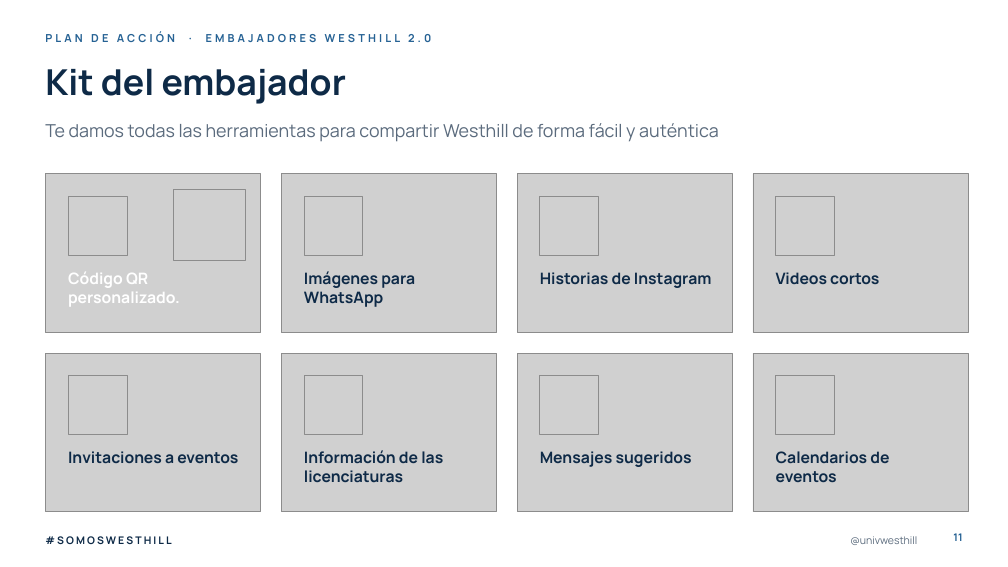
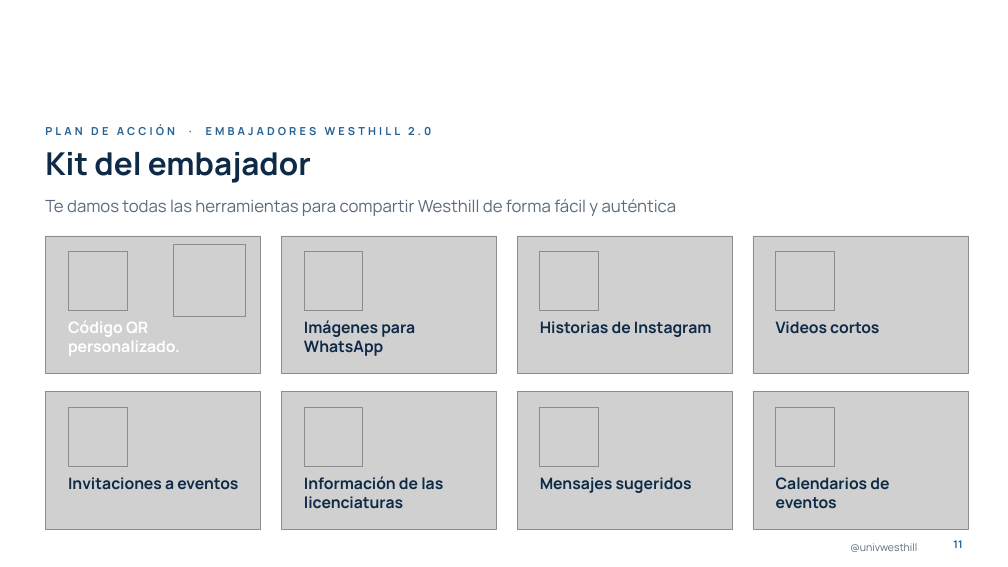
Before and after one commit to dnmcamiloedson-arch/EdUW, a slide deck: slide 11 of presentaciones/Plan_de_Accion_Embajadores_Westhill_2027.pptx. Drawn at 1008x567 pixels with LibreOffice and Linux fonts; fonts in the diff are those of the drawing; grey boxes stand for pictures; background and template pictures are left out. Boxes give left, top, right and bottom in pixels: in the first picture for what was removed or moved away, otherwise in the second. Text is boxed around its words. In the diff, an @@ line names an element or a change of style, - is before the commit and + after.

```diff
--- a/presentaciones/Plan_de_Accion_Embajadores_Westhill_2027.pptx
+++ b/presentaciones/Plan_de_Accion_Embajadores_Westhill_2027.pptx
@@ text added at (83, 12, 386, 44), 19 pt, text #FFFFFF, bold @@
+#SOMOSWESTHILL
@@ text "PLAN DE ACCIÓN · EMBAJADORES ...": place and size @@
-text "PLAN DE ACCIÓN · EMBAJADORES ..." at (45, 32, 431, 42)
+text "PLAN DE ACCIÓN · EMBAJADORES ..." at (45, 125, 431, 135)
@@ title "Kit del embajador": place and size @@
-title "Kit del embajador" at (45, 68, 346, 104)
+title "Kit del embajador" at (45, 152, 311, 183)
@@ title "Kit del embajador" at (45, 152, 311, 183): size 34 to 30 pt @@
@@ picture removed at (45, 174, 261, 333) @@
@@ picture removed at (281, 174, 497, 333) @@
@@ picture removed at (517, 174, 733, 333) @@
@@ picture removed at (753, 174, 969, 333) @@
@@ text "Te damos todas las herramientas ...": place and size @@
-text "Te damos todas las herramientas ..." at (45, 123, 719, 142)
+text "Te damos todas las herramientas ..." at (45, 199, 677, 216)
@@ text "Te damos todas las herramientas ..." at (45, 199, 677, 216): size 17 to 16 pt @@
@@ picture added at (45, 236, 261, 374) @@
@@ picture added at (281, 236, 497, 374) @@
@@ picture added at (517, 236, 733, 374) @@
@@ picture added at (753, 236, 969, 374) @@
@@ 5 pictures: place and size @@
-5 pictures at (68, 189, 835, 261)
+5 pictures at (68, 244, 835, 316)
@@ text "Código QR personalizado.": place and size @@
-text "Código QR personalizado." at (68, 273, 180, 306)
+text "Código QR personalizado." at (68, 322, 180, 355)
@@ text "Imágenes para WhatsApp": place and size @@
-text "Imágenes para WhatsApp" at (304, 271, 415, 307)
+text "Imágenes para WhatsApp" at (304, 320, 415, 356)
@@ text "Historias de Instagram": place and size @@
-text "Historias de Instagram" at (540, 272, 712, 288)
+text "Historias de Instagram" at (540, 321, 712, 337)
@@ text "Videos cortos": place and size @@
-text "Videos cortos" at (776, 272, 879, 284)
+text "Videos cortos" at (776, 321, 879, 333)
@@ picture: place and size @@
-picture at (45, 353, 261, 512)
+picture at (45, 392, 261, 529)
@@ picture: place and size @@
-picture at (281, 353, 497, 512)
+picture at (281, 392, 497, 529)
@@ picture: place and size @@
-picture at (517, 353, 733, 512)
+picture at (517, 392, 733, 529)
@@ picture: place and size @@
-picture at (753, 353, 969, 512)
+picture at (753, 392, 969, 529)
@@ 4 pictures: place and size @@
-4 pictures at (68, 376, 835, 435)
+4 pictures at (68, 408, 835, 467)
@@ text "Invitaciones a eventos": place and size @@
-text "Invitaciones a eventos" at (68, 451, 238, 464)
+text "Invitaciones a eventos" at (68, 477, 238, 490)
@@ text "Información de las licenciaturas": place and size @@
-text "Información de las licenciaturas" at (304, 450, 443, 483)
+text "Información de las licenciaturas" at (304, 476, 443, 509)
@@ text "Mensajes sugeridos": place and size @@
-text "Mensajes sugeridos" at (540, 451, 692, 467)
+text "Mensajes sugeridos" at (540, 477, 692, 493)
@@ text "Calendarios de eventos": place and size @@
-text "Calendarios de eventos" at (776, 451, 889, 482)
+text "Calendarios de eventos" at (776, 477, 889, 508)
@@ text removed at (45, 536, 171, 544) @@
-#SOMOSWESTHILL
@@ text "@univwesthill": place and size @@
-text "@univwesthill" at (850, 536, 917, 545)
+text "@univwesthill" at (850, 543, 917, 552)
@@ page number: place and size @@
-page number at (953, 533, 962, 541)
+page number at (953, 540, 962, 548)
```
Also in this commit, not shown: 15 other slides changed.
